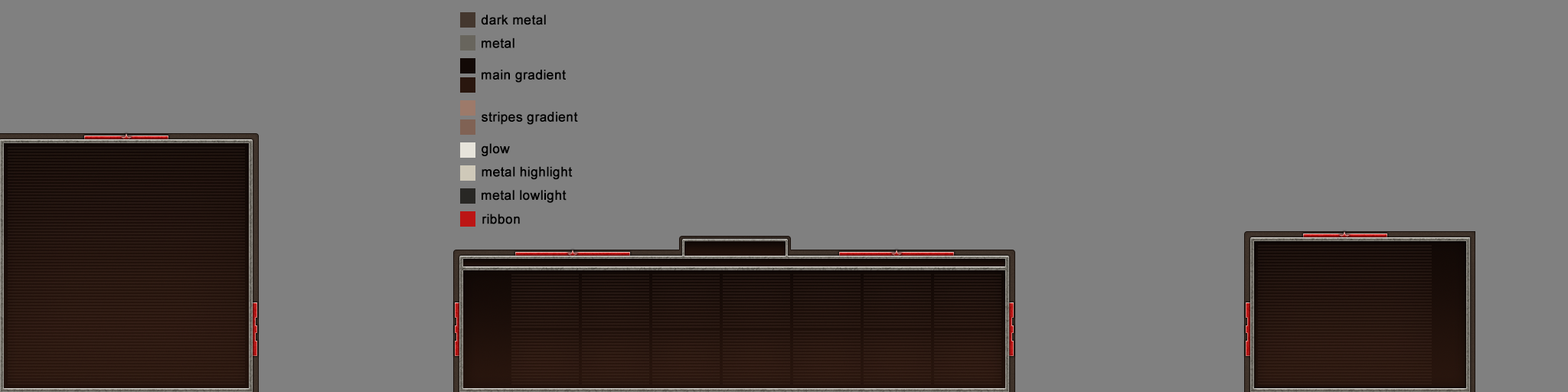
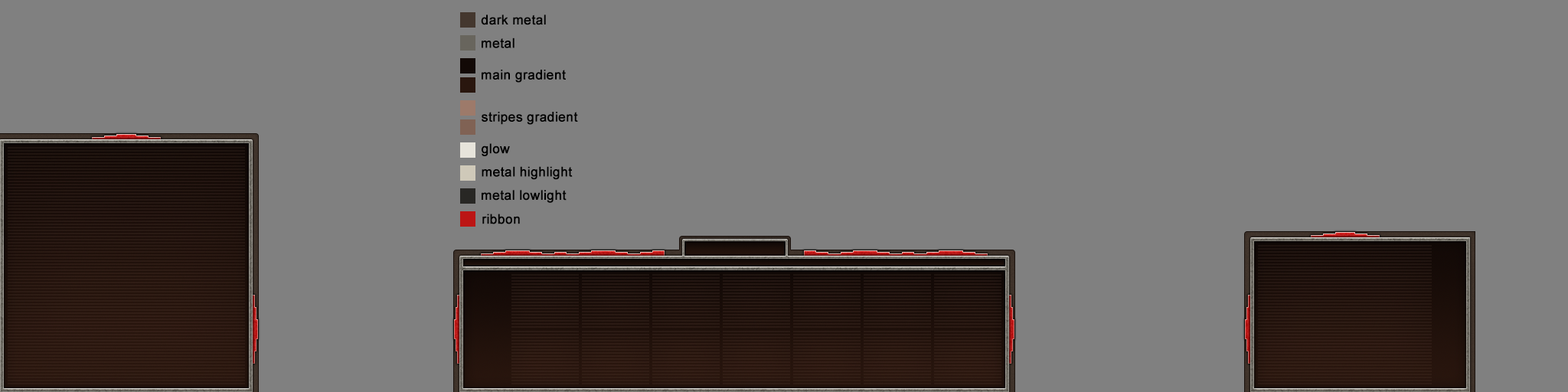
Layer changes from the first 1568px x 392px image to the second:
painted on "body" (1st of 3, in "texture" › "radar" › "inner") over [3, 143, 249, 389]
removed layer "ribbon 1" (1st of 3, in "texture" › "radar" › "outer") from group "outer" over [120, 133, 132, 140]
renamed "ribbon 2" to "ribbon 1", painted on it over [84, 133, 259, 364]
removed group "border" (1 layers) from group "inner" over [459, 238, 1010, 392]
moved "border inner" (2nd of 3, in "texture" › "production" › "inner") into group "inner" over [459, 238, 1010, 392]
painted on "icons body" over [463, 270, 1006, 389]
painted on "money body" over [684, 241, 786, 256]
painted on "power body" over [463, 258, 1006, 267]
removed layer "ribbon 1" (2nd of 3, in "texture" › "production" › "outer" › "ribbons") from group "ribbons" over [567, 249, 902, 260]
renamed "ribbon 2" to "ribbon 1", painted on it over [454, 250, 1015, 364]
removed layer "ribbon 1" (3rd of 3, in "texture" › "upgrades" › "outer") from group "outer" over [1339, 231, 1350, 238]
renamed "ribbon 2" to "ribbon 1", painted on it over [1244, 231, 1388, 364]
